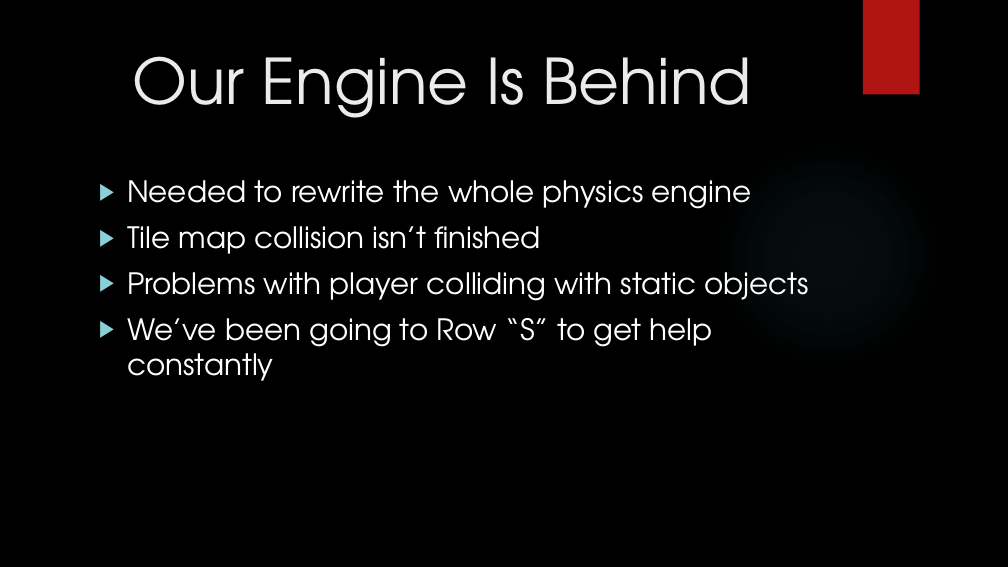
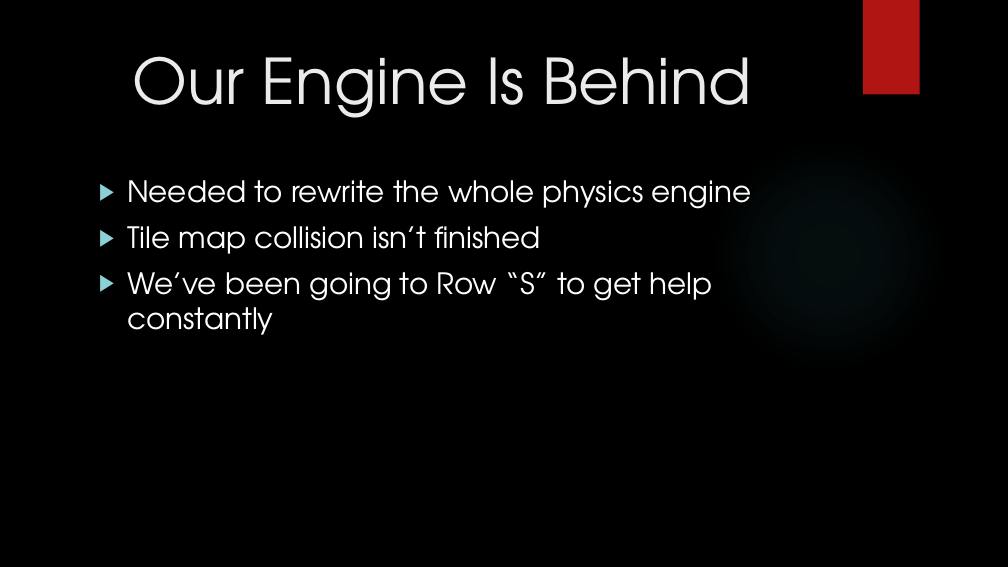
Before and after one commit to JiangdiGou/swole_team_6, a slide deck: slide 4 of Shared Files/SegmentPresentation.pptx. Drawn at 1008x567 pixels with LibreOffice and Linux fonts; fonts in the diff are those of the drawing; background and template pictures are left out. Boxes give left, top, right and bottom in pixels: in the first picture for what was removed or moved away, otherwise in the second. Text is boxed around its words. In the diff, an @@ line names an element or a change of style, - is before the commit and + after.

Commit message:
Little changes to playerstate&Checked the ppt and removed the problem that is already fixed

```diff
--- a/Shared Files/SegmentPresentation.pptx
+++ b/Shared Files/SegmentPresentation.pptx
@@ text at [127,272,810,301]: paragraph removed @@
-▶ Problems with player colliding with static objects
```
Also in this commit, not shown: 2 other files.
